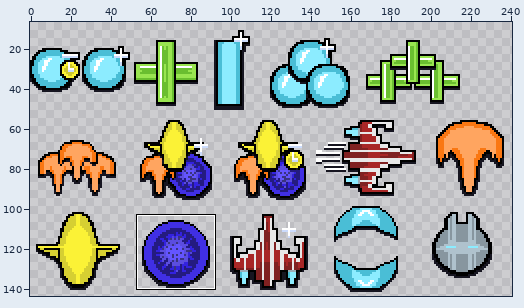
Two versions of one pixel-art file, Assets/Sprites/Upgrade UI.aseprite. Above, an overview of the earlier version with the close-up marked.
Close-up. Before the commit:
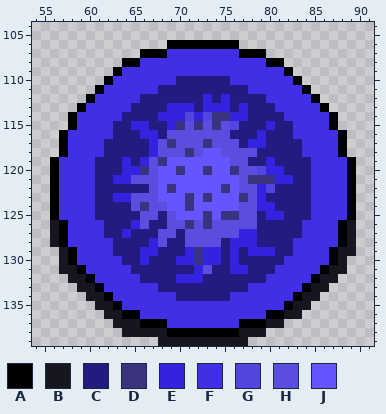
250x144 pixels, 1 frame. Shown: x 54..91, y 104..139. The wide view leaves out empty margins. The commit also changed other parts of the picture, which this record leaves out.
Palette (. is transparent): A #000000  B #161520  C #241b80  D #3a3380  E #3322df  F #402fe4  G #5244df  H #5b4ddf  J #6455ff
The same view after the edit:
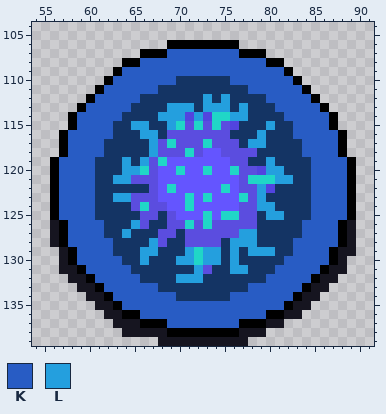
Colours new in this view: K #285cc4  L #249fde
The exact change:
@@ palette @@
-C #241b80
+C #143464
-D #3a3380
+D #20d6c7
@@ x 54..91 @@
 106 ...............AAAAAAAA...............
-107 ............AAAFFFFFFFFAAA............
-108 ..........AAFFFFFFFFFFFFFFAA..........
-109 .........AFFFFFFFFFFFFFFFFFFA.........
-110 ........AFFFFFFFCCCCCCFFFFFFFA........
-111 .......AFFFFFFCCCCCCCCCCFFFFFFA.......
-112 ......AFFFFFCCCCCCCECECCCCFFFFFA......
-113 .....AFFFFFCCCCEEECEEECECCCFFFFFA.....
-114 ....AFFFFFCCCCEEEGEGDDEECCCCFFFFFA....
-115 ....AFFFFCCEECCEDHDHDHGCCCECCFFFFA....
-116 ...AFFFFFCCCEECHHHHHHHCCCECCCFFFFFA...
-117 ...AFFFFCCCCCEHDHHHDHHHCEECCCCFFFFA...
-118 ...AFFFFCCCCCEHHHDHJJHHHHCCCCCFFFFA...
-119 ..AFFFFCCCECEHDJJJJJJJHHCCECCCCFFFFA..
-120 ..AFFFFCCCEEDHJJDJJDJJDHHGEECCCFFFFA..
-121 ..AFFFFCCEEHHHJJJJJJJJJHDDDEECCFFFFA..
-122 ..AFFFFCCCCCCHJDJJJJJDJHHEGCCCCFFFFA..
-123 ..AFFFFCCEEHHHJJJDJDJJJDHECCCCCFFFFA..
-124 ..AFFFFCCCCHDHHJJDJJJJJHHEECCCCFFFFA..
-125 ..AFFFFCCCCCHHCHJJJDJDDHHCEECCCFFFFA..
-126 ..BAFFFFCCCEHCCHHDHDHHHHHCCCCCFFFFAB..
-127 ..BAFFFFCCECCCHHCHHHHHHEECCCCCFFFFAB..
-128 ..BAFFFFFCCCCEHCCHHHHCEEECCCCFFFFFAB..
-129 ...BAFFFFCCCEECCCEDEECECEEECCFFFFABB..
-130 ...BAFFFFFCCECCCEEDEECECCCCCFFFFFAB...
-131 ...BBAFFFFFCCCCCCCEHCCEECCCFFFFFABB...
-132 ....BBAFFFFFCCCCEEECCCCCCCFFFFFABB....
-133 .....BBAFFFFFFCCCCCCCCCCFFFFFFABB.....
-134 ......BBAFFFFFFFCCCCCCFFFFFFFABB......
-135 .......BBAFFFFFFFFFFFFFFFFFFABB.......
-136 ........BBAAFFFFFFFFFFFFFFAABB........
-137 .........BBBAAAFFFFFFFFAAABB..........
+107 ............AAAKKKKKKKKAAA............
+108 ..........AAKKKKKKKKKKKKKKAA..........
+109 .........AKKKKKKKKKKKKKKKKKKA.........
+110 ........AKKKKKKKCCCCCCKKKKKKKA........
+111 .......AKKKKKKCCCCCCCCCCKKKKKKA.......
+112 ......AKKKKKCCCCCCCLCLCCCCKKKKKA......
+113 .....AKKKKKCCCCLLLCLLLCLCCCKKKKKA.....
+114 ....AKKKKKCCCCLLLGLGDDLLCCCCKKKKKA....
+115 ....AKKKKCCLLCCLDHDHDHGCCCLCCKKKKA....
+116 ...AKKKKKCCCLLCHHHHHHHCCCLCCCKKKKKA...
+117 ...AKKKKCCCCCLHDHHHDHHHCLLCCCCKKKKA...
+118 ...AKKKKCCCCCLHHHDHJJHHHHCCCCCKKKKA...
+119 ..AKKKKCCCLCLHDJJJJJJJHHCCLCCCCKKKKA..
+120 ..AKKKKCCCLLDHJJDJJDJJDHHGLLCCCKKKKA..
+121 ..AKKKKCCLLHHHJJJJJJJJJHDDDLLCCKKKKA..
+122 ..AKKKKCCCCCCHJDJJJJJDJHHLGCCCCKKKKA..
+123 ..AKKKKCCLLHHHJJJDJDJJJDHLCCCCCKKKKA..
+124 ..AKKKKCCCCHDHHJJDJJJJJHHLLCCCCKKKKA..
+125 ..AKKKKCCCCCHHCHJJJDJDDHHCLLCCCKKKKA..
+126 ..BAKKKKCCCLHCCHHDHDHHHHHCCCCCKKKKAB..
+127 ..BAKKKKCCLCCCHHCHHHHHHLLCCCCCKKKKAB..
+128 ..BAKKKKKCCCCLHCCHHHHCLLLCCCCKKKKKAB..
+129 ...BAKKKKCCCLLCCCLDLLCLCLLLCCKKKKABB..
+130 ...BAKKKKKCCLCCCLLDLLCLCCCCCKKKKKAB...
+131 ...BBAKKKKKCCCCCCCLHCCLLCCCKKKKKABB...
+132 ....BBAKKKKKCCCCLLLCCCCCCCKKKKKABB....
+133 .....BBAKKKKKKCCCCCCCCCCKKKKKKABB.....
+134 ......BBAKKKKKKKCCCCCCKKKKKKKABB......
+135 .......BBAKKKKKKKKKKKKKKKKKKABB.......
+136 ........BBAAKKKKKKKKKKKKKKAABB........
+137 .........BBBAAAKKKKKKKKAAABB..........
 138 ..........BBBBBAAAAAAAABBB............
